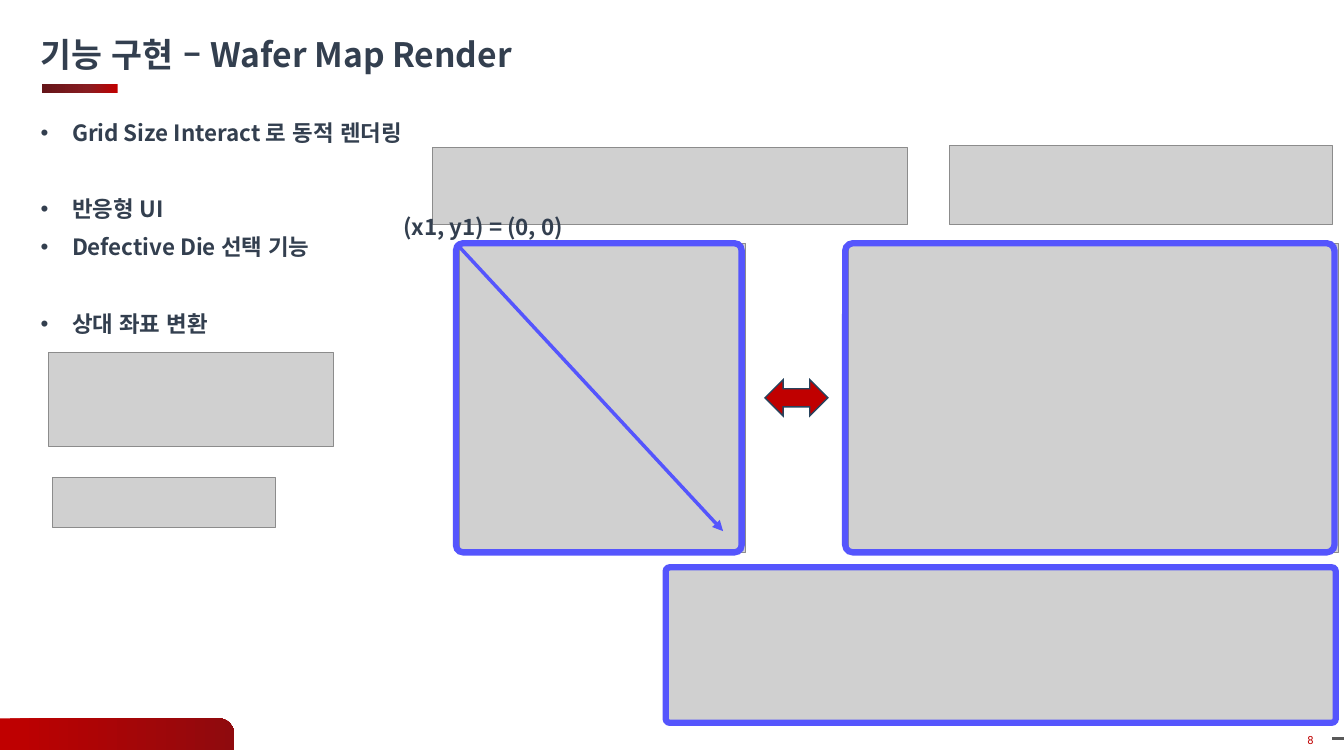
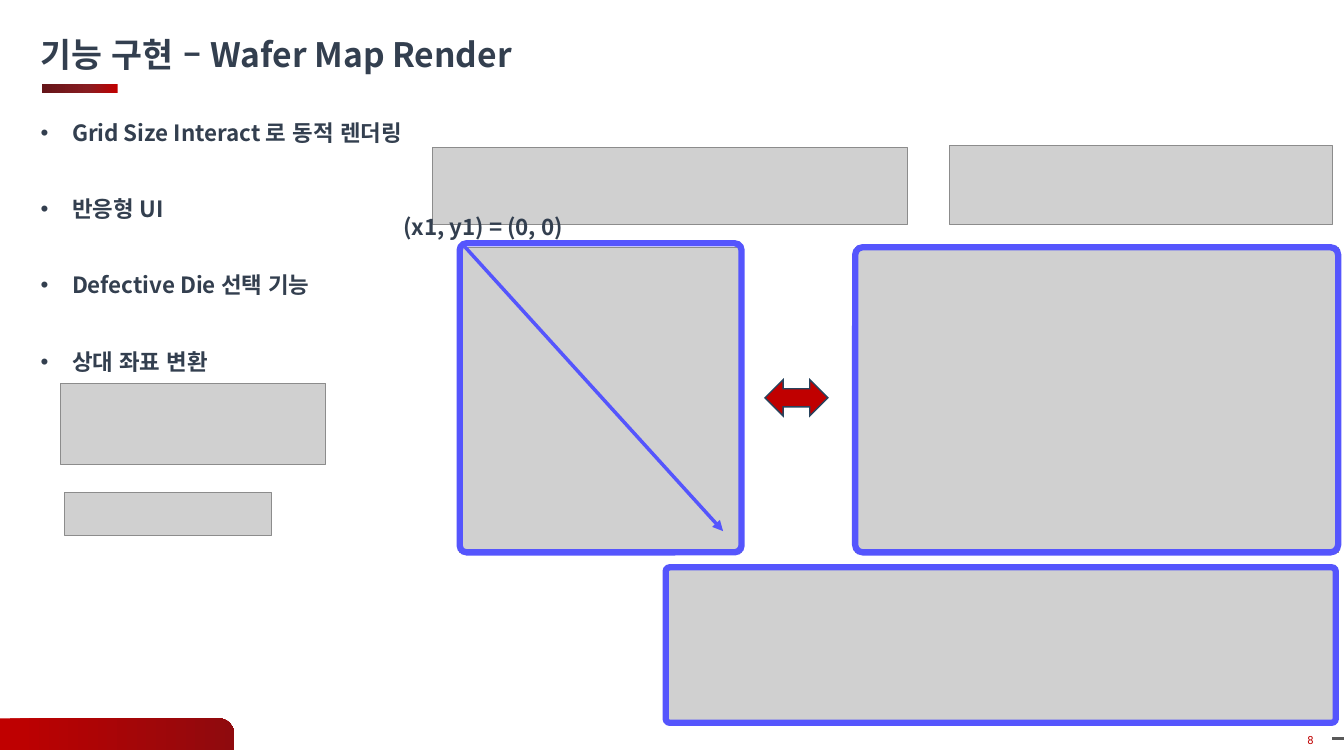
Before and after one commit to gyoon88/KlarfViewer, a slide deck: slide 8 of Docs/12주차_과제_발표_안광윤.pptx. Drawn at 1344x756 pixels with LibreOffice and Linux fonts; fonts in the diff are those of the drawing; grey boxes stand for pictures; background and template pictures are left out. Boxes give left, top, right and bottom in pixels: in the first picture for what was removed or moved away, otherwise in the second. Text is boxed around its words. In the diff, an @@ line names an element or a change of style, - is before the commit and + after.

```diff
--- a/Docs/12주차_과제_발표_안광윤.pptx
+++ b/Docs/12주차_과제_발표_안광윤.pptx
@@ text "Grid Size Interact 로 동적 ..." rewrapped from (72, 122, 402, 334) to (72, 122, 402, 372) @@
@@ picture: place and size @@
-picture at (460, 243, 745, 553)
+picture at (460, 247, 742, 553)
@@ rounded rectangle: place and size @@
-rounded rectangle at (456, 243, 741, 553)
+rounded rectangle at (460, 243, 742, 553)
@@ arrow moved from (456, 243) - (723, 531) to (466, 247) - (723, 531) @@
@@ picture: place and size @@
-picture at (849, 243, 1338, 553)
+picture at (855, 247, 1338, 553)
@@ rounded rectangle: place and size @@
-rounded rectangle at (845, 243, 1334, 553)
+rounded rectangle at (855, 247, 1338, 553)
@@ picture: place and size @@
-picture at (48, 353, 334, 447)
+picture at (60, 383, 326, 465)
@@ picture: place and size @@
-picture at (53, 478, 276, 528)
+picture at (65, 492, 271, 535)
```
Also in this commit, not shown: 2 other slides changed, 3 slides added, 24 other files.
